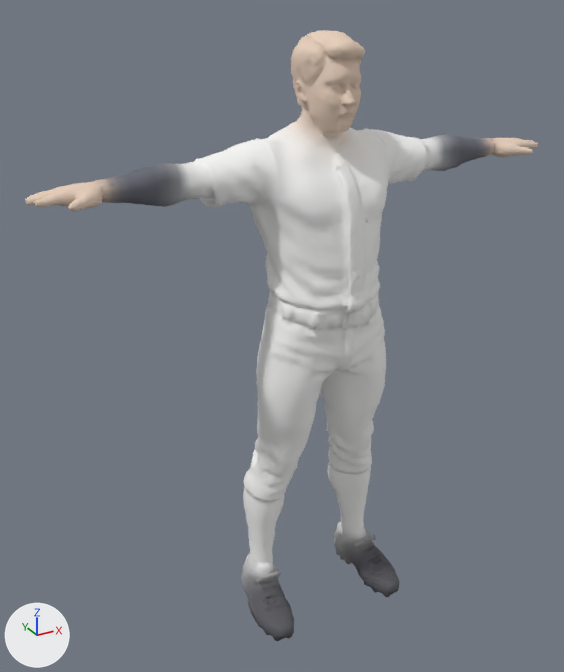
The glTF model public/assets/models/player.glb: old version first, new version second.
Both versions are drawn from a 50 mm lens placed at (-0.615, -0.98, 1.025), pointed at (-0.053, 0.042, 0.514). The axes (+X, +Y, +Z) are drawn at lower left. The lights are the same throughout. The picture after the commit comes second. Where no turn or scale is listed for an object, it has been applied to the vertices. Vertices at exactly the same position are counted once.

Objects in the first picture: 'tripo_node_60efff8b-b82e-4d58-ada6-b229f0d582d0'.
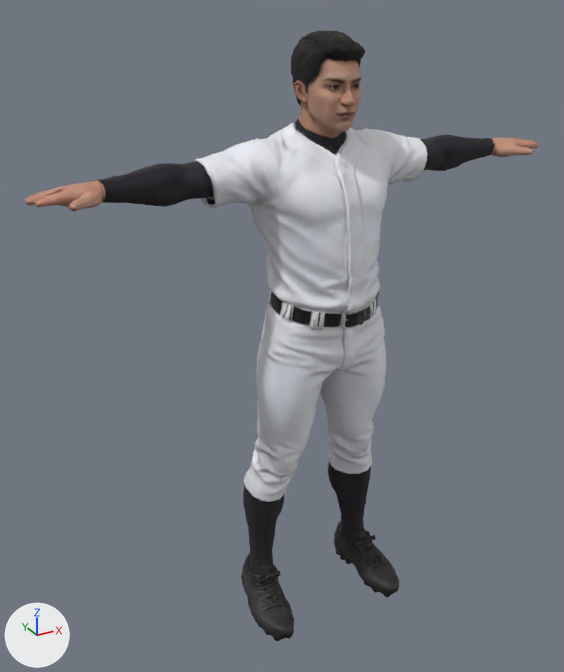
Boxes (x1, y1, x2, y2) around the edits, measured in the pictures (564 x 672 px):
'tripo_node_60efff8b-b82e-4d58-ada6-b229f0d582d0', surface changed, recoloured (darker): (25, 30, 538, 641) in both

What changed in the scene script:
```text
Add img_baseball_player_3d_model_rm_jpg:
    img_baseball_player_3d_model_rm_jpg = load_image('baseball_player_3d_model_rm.jpg', '_unpacked/baseball_player_3d_model_rm.jpg', 1024, 1024, 'Non-Color')
Add img_baseball_player_3d_model_basecolor_jpg:
    img_baseball_player_3d_model_basecolor_jpg = load_image('baseball_player_3d_model_basecolor.jpg', '_unpacked/baseball_player_3d_model_basecolor.jpg', 2048, 2048, 'sRGB')
Add img_baseball_player_3d_model_normal_jpg:
    img_baseball_player_3d_model_normal_jpg = load_image('baseball_player_3d_model_normal.jpg', '_unpacked/baseball_player_3d_model_normal.jpg', 1024, 1024, 'Non-Color')
Change mat_tripo_node_60efff8b_b82e_4d58_ada6_b229f0d582d0_material:
    remove # nodes: BsdfPrincipled, OutputMaterial, VertexColor
    nodes: BsdfPrincipled, NormalMap, OutputMaterial, SeparateColor, TexImage x3
    uses the picture img_baseball_player_3d_model_basecolor_jpg
    uses the picture img_baseball_player_3d_model_normal_jpg
    uses the picture img_baseball_player_3d_model_rm_jpg
Change me_meshes_0:
    where me_meshes_0.from_pydata(...)  # 9236 vertices, 18435 faces; spans x -0.431..0.431, y -0.093..0.093, z 0.0..0.977
    used by ob_tripo_node_60efff8b_b82e_4d58_ada6_b229f0d582d0; location = (0.0, 0.0, 0.0)
    me_meshes_0 part 1: vertex colours changed
```
